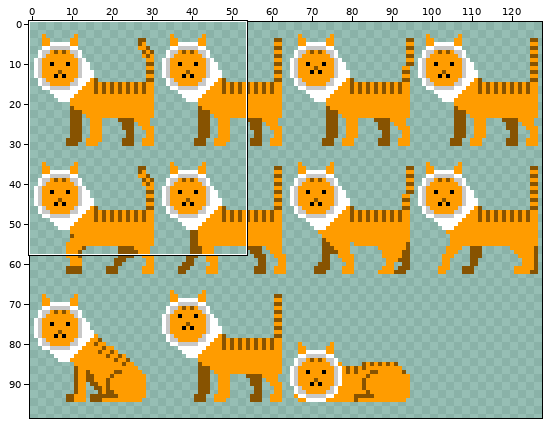
One commit to this sprite sheet: resources/public/assets/game/driftcat0.png. The first picture is a wide view before the edit; the outline marks the close-up.
Close-up. First the earlier version:
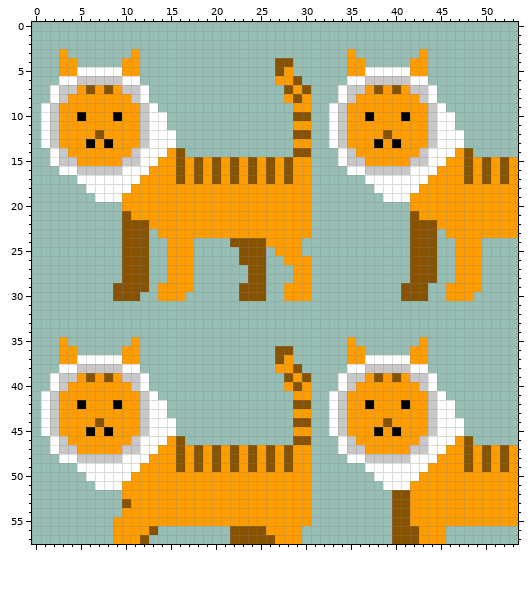
The file is 128x128 pixels. Shown: x 0..53, y 0..57. The wide view leaves out empty margins. The commit also changed other parts of the picture, which this record leaves out.
The result:
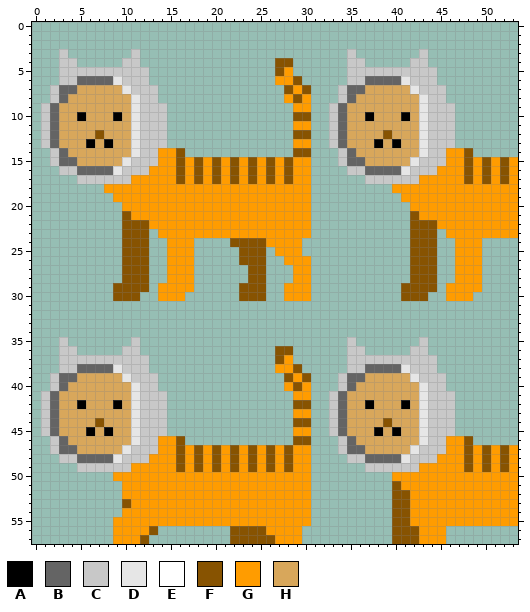
Palette (. is transparent): A #000000  B #646464  C #c8c8c8  D #e6e6e6  E #ffffff  F #875301  G #ff9c00  H #d8a75b
Diff:
y 3: x 3 G -> C; x 11 G -> C; x 35 G -> C; x 43 G -> C
y 4: x 3..4 GG -> CC; x 10..11 GG -> CC; x 35..36 GG -> CC; x 42..43 GG -> CC
y 5: x 3..12 GGEEEEEGG. -> CCCCCCCCCC; x 35..44 GGEEEEEGG. -> CCCCCCCCCC
y 6: x 3..12 EECCCCCEE. -> CCBBBBDCCC; x 35..44 EECCCCCEE. -> CCBBBBDCCC
y 7: x 2..10 ECCGFGFGC -> CBBHHHHHD; x 12..13 E. -> CC; x 34..42 ECCGFGFGC -> CBBHHHHHD; x 44..45 E. -> CC
y 8: x 2..13 ECGGGGGGGCE. -> CBHHHHHHHDCC; x 34..45 ECGGGGGGGCE. -> CBHHHHHHHDCC
y 9: x 1..11 ECGGGGGGGGG -> CBHHHHHHHHD; x 13..14 E. -> CC; x 33..43 ECGGGGGGGGG -> CBHHHHHHHHD; x 45..46 E. -> CC
y 10: x 1..4 ECGG -> CBHH; x 6..8 GGG -> HHH; x 10..11 GG -> HD; x 13..14 EE -> CC; x 33..36 ECGG -> CBHH; x 38..40 GGG -> HHH; x 42..43 GG -> HD; x 45..46 EE -> CC
y 11: x 1..11 ECGGGGGGGGG -> CBHHHHHHHHD; x 13..14 EE -> CC; x 33..43 ECGGGGGGGGG -> CBHHHHHHHHD; x 45..46 EE -> CC
y 12: x 1..6 ECGGGG -> CBHHHH; x 8..11 GGGG -> HHHD; x 13..15 EEE -> CC.; x 33..38 ECGGGG -> CBHHHH; x 40..43 GGGG -> HHHD; x 45..47 EEE -> CC.
y 13: x 1..5 ECGGG -> CBHHH; x 7 G -> H; x 9..11 GGG -> HHD; x 13..15 EEE -> CC.; x 33..37 ECGGG -> CBHHH; x 39 G -> H; x 41..43 GGG -> HHD; x 45..47 EEE -> CC.
y 14: x 2..14 ECGGGGGGGCEEE -> CBHHHHHHHDCCG; x 34..46 ECGGGGGGGCEEE -> CBHHHHHHHDCCG
y 15: x 2..10 ECCGGGGGC -> CBBHHHHHD; x 12..13 EE -> CC; x 34..42 ECCGGGGGC -> CBBHHHHHD; x 44..45 EE -> CC
y 16: x 3..12 EECCCCCEEE -> CCBBBBDCCC; x 35..44 EECCCCCEEE -> CCBBBBDCCC
y 17: x 5..11 EEEEEEE -> CCCCCCG; x 37..43 EEEEEEE -> CCCCCCG
y 18: x 6..10 EEEEE -> ..GGG; x 38..42 EEEEE -> ..GGG
y 19: x 7..9 EEE -> ..G; x 39..41 EEE -> ..G
y 29: x 44 . -> F
y 35: x 3 G -> C; x 11 G -> C; x 35 G -> C; x 43 G -> C
y 36: x 3..4 GG -> CC; x 10..11 GG -> CC; x 35..36 GG -> CC; x 42..43 GG -> CC
y 37: x 3..12 GGEEEEEGG. -> CCCCCCCCCC; x 35..44 GGEEEEEGG. -> CCCCCCCCCC
y 38: x 3..12 EECCCCCEE. -> CCBBBBDCCC; x 35..44 EECCCCCEE. -> CCBBBBDCCC
y 39: x 2..10 ECCGFGFGC -> CBBHHHHHD; x 12..13 E. -> CC; x 34..42 ECCGFGFGC -> CBBHHHHHD; x 44..45 E. -> CC
y 40: x 2..13 ECGGGGGGGCE. -> CBHHHHHHHDCC; x 34..45 ECGGGGGGGCE. -> CBHHHHHHHDCC
y 41: x 1..11 ECGGGGGGGGG -> CBHHHHHHHHD; x 13..14 E. -> CC; x 33..43 ECGGGGGGGGG -> CBHHHHHHHHD; x 45..46 E. -> CC
y 42: x 1..4 ECGG -> CBHH; x 6..8 GGG -> HHH; x 10..11 GG -> HD; x 13..14 EE -> CC; x 33..36 ECGG -> CBHH; x 38..40 GGG -> HHH; x 42..43 GG -> HD; x 45..46 EE -> CC
y 43: x 1..11 ECGGGGGGGGG -> CBHHHHHHHHD; x 13..14 EE -> CC; x 33..43 ECGGGGGGGGG -> CBHHHHHHHHD; x 45..46 EE -> CC
y 44: x 1..6 ECGGGG -> CBHHHH; x 8..11 GGGG -> HHHD; x 13..15 EEE -> CC.; x 33..38 ECGGGG -> CBHHHH; x 40..43 GGGG -> HHHD; x 45..47 EEE -> CC.
y 45: x 1..5 ECGGG -> CBHHH; x 7 G -> H; x 9..11 GGG -> HHD; x 13..15 EEE -> CC.; x 33..37 ECGGG -> CBHHH; x 39 G -> H; x 41..43 GGG -> HHD; x 45..47 EEE -> CC.
y 46: x 2..14 ECGGGGGGGCEEE -> CBHHHHHHHDCCG; x 34..46 ECGGGGGGGCEEE -> CBHHHHHHHDCCG
y 47: x 2..10 ECCGGGGGC -> CBBHHHHHD; x 12..13 EE -> CC; x 34..42 ECCGGGGGC -> CBBHHHHHD; x 44..45 EE -> CC
y 48: x 3..12 EECCCCCEEE -> CCBBBBDCCC; x 35..44 EECCCCCEEE -> CCBBBBDCCC
y 49: x 5..11 EEEEEEE -> CCCCCCG; x 37..43 EEEEEEE -> CCCCCCG
y 50: x 6..10 EEEEE -> ...GG; x 38..42 EEEEE -> ..GGG
y 51: x 7..9 EEE -> ...; x 39..41 EEE -> .FG
Pixel boxes of the changes (left, top, right, bottom) in both close-ups:
changed: (41, 49, 176, 202)
changed: (329, 49, 464, 202)
added: (428, 283, 437, 292)
changed: (41, 337, 176, 490)
changed: (329, 337, 464, 490)
